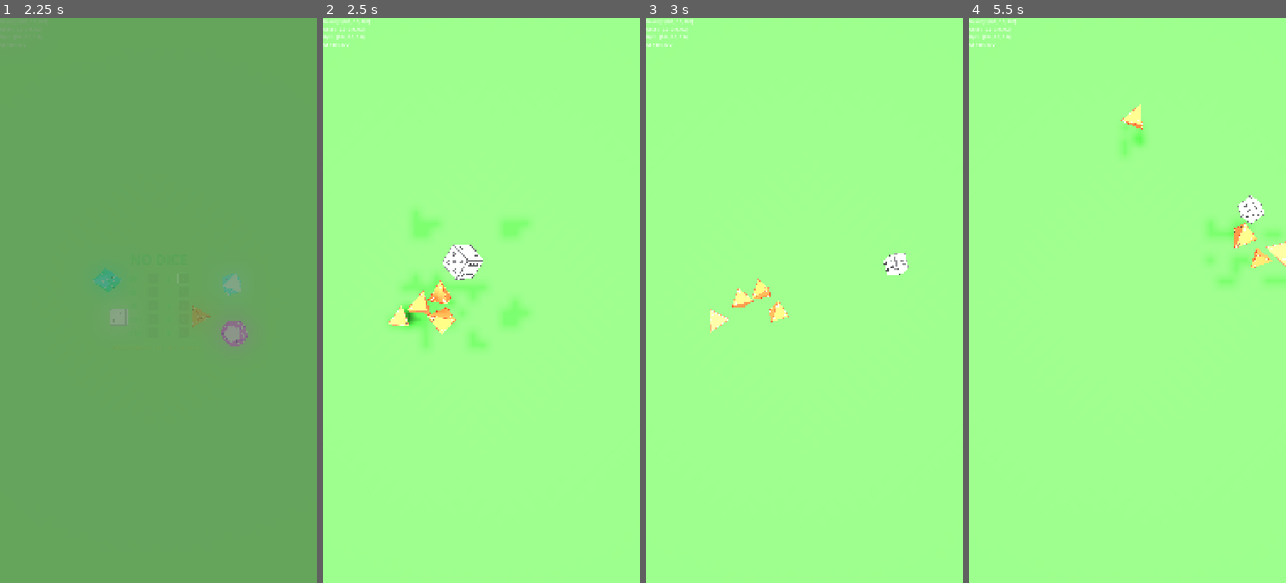
Above: before the commit, frames 1-4 (left to right).
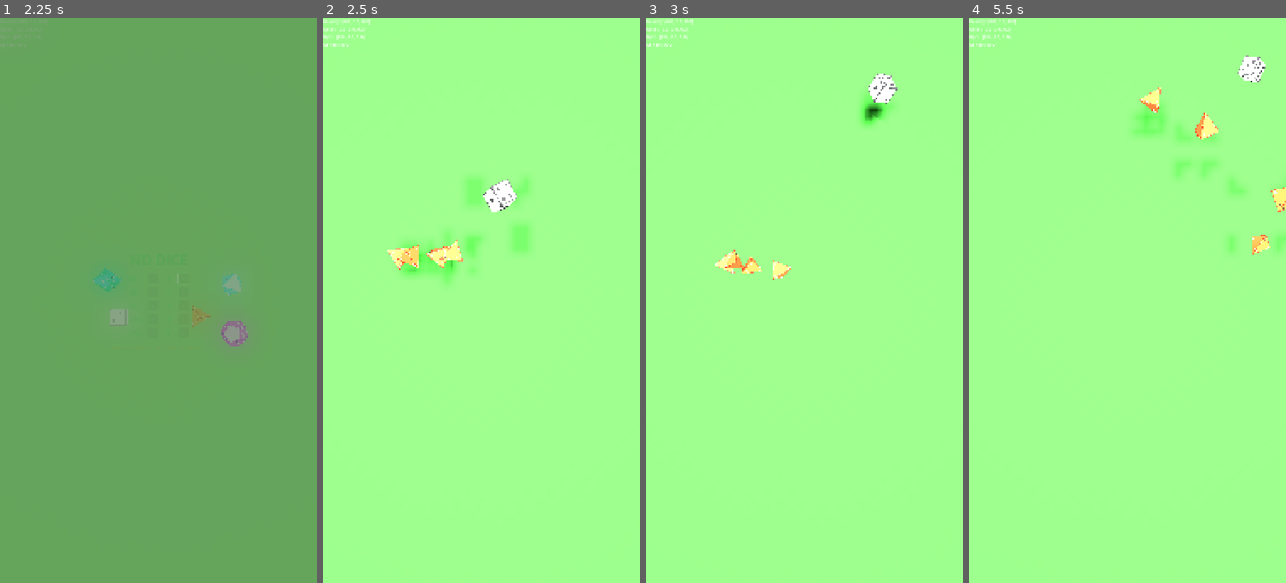
Above: after the commit, the same moments.

Repository: MatthieuLJ/no_dice
Game: Godot game, scene res://die.tscn
Two runs of this game, one before a commit and one after it. Both use one fixed random seed, a clock stepped at 60 frames per second and the inputs below.
Inputs (mouse positions are in pixels of both pictures, inside the frame that each line leads up to):
- Up to frame 1 (2.25 s): click "-" at 0.5 s; click "+" at 1.25 s; tap Space at 2 s; move the mouse to (228, 272) at 2.02 s; hold Right (ui_right) from 2.03 s (still down); tap Enter at 2.1 s; click (228, 272) at 2.17 s
- Up to frame 2 (2.5 s): keep holding Right (ui_right); tap Space at 2.27 s
- Up to frame 3 (3 s): release Right (ui_right) at 2.75 s; drag from (741, 328) to (788, 413) at 2.77 s
- Up to frame 4 (5.5 s): move the mouse to (1159, 176) at 3.52 s; hold Right (ui_right) 3.53-4.25 s; tap R at 3.6 s; drag from (1111, 413) to (1032, 215) at 4.27 s; move the mouse to (1222, 385) at 5.02 s; hold Left (ui_left) from 5.03 s (still down); tap Keypad Enter at 5.1 s; tap Space at 5.27 s

Frame 1 is identical in both runs. In frame 2, 4.2% of the frame differs, in the area x 20-65%, y 28-59%; in frame 3, 1.9%; in frame 4, 2.8%.

Commit message:
fix(physics): resolve floating dice by using low-altitude spawn grid and directional velocity boundary clamping

Diff:
--- a/d10.gd
+++ b/d10.gd
@@ -163,11 +163,11 @@
 		current_transform.origin = ground.to_global(safe_local_pos)
 		state.transform = current_transform
 
-		if clamped_x != local_pos.x:
+		if clamped_x != local_pos.x and signf(state.linear_velocity.x) == signf(local_pos.x):
 			state.linear_velocity.x = 0.0
-		if clamped_y != local_pos.y:
+		if clamped_y != local_pos.y and signf(state.linear_velocity.y) == signf(local_pos.y):
 			state.linear_velocity.y = 0.0
-		if clamped_z != local_pos.z:
+		if clamped_z != local_pos.z and signf(state.linear_velocity.z) == signf(local_pos.z):
 			state.linear_velocity.z = 0.0
 
 	if local_pos.y < -2.0 or local_pos.length() > 10.0:
--- a/d12.gd
+++ b/d12.gd
@@ -167,11 +167,11 @@
 		current_transform.origin = ground.to_global(safe_local_pos)
 		state.transform = current_transform
 
-		if clamped_x != local_pos.x:
+		if clamped_x != local_pos.x and signf(state.linear_velocity.x) == signf(local_pos.x):
 			state.linear_velocity.x = 0.0
-		if clamped_y != local_pos.y:
+		if clamped_y != local_pos.y and signf(state.linear_velocity.y) == signf(local_pos.y):
 			state.linear_velocity.y = 0.0
-		if clamped_z != local_pos.z:
+		if clamped_z != local_pos.z and signf(state.linear_velocity.z) == signf(local_pos.z):
 			state.linear_velocity.z = 0.0
 
 	if local_pos.y < -2.0 or local_pos.length() > 10.0:
--- a/d4.gd
+++ b/d4.gd
@@ -119,11 +119,11 @@
 		current_transform.origin = ground.to_global(safe_local_pos)
 		state.transform = current_transform
 
-		if clamped_x != local_pos.x:
+		if clamped_x != local_pos.x and signf(state.linear_velocity.x) == signf(local_pos.x):
 			state.linear_velocity.x = 0.0
-		if clamped_y != local_pos.y:
+		if clamped_y != local_pos.y and signf(state.linear_velocity.y) == signf(local_pos.y):
 			state.linear_velocity.y = 0.0
-		if clamped_z != local_pos.z:
+		if clamped_z != local_pos.z and signf(state.linear_velocity.z) == signf(local_pos.z):
 			state.linear_velocity.z = 0.0
 
 	if local_pos.y < -2.0 or local_pos.length() > 10.0:
--- a/d6.gd
+++ b/d6.gd
@@ -40,12 +40,12 @@
 		current_transform.origin = ground.to_global(safe_local_pos)
 		state.transform = current_transform
 
-		# Zero out velocity on clamped axis to prevent clipping loop acceleration
-		if clamped_x != local_pos.x:
+		# Zero out velocity on clamped axis only if moving toward boundary to prevent clipping loop acceleration
+		if clamped_x != local_pos.x and signf(state.linear_velocity.x) == signf(local_pos.x):
 			state.linear_velocity.x = 0.0
-		if clamped_y != local_pos.y:
+		if clamped_y != local_pos.y and signf(state.linear_velocity.y) == signf(local_pos.y):
 			state.linear_velocity.y = 0.0
-		if clamped_z != local_pos.z:
+		if clamped_z != local_pos.z and signf(state.linear_velocity.z) == signf(local_pos.z):
 			state.linear_velocity.z = 0.0
 
 	# Emergency fallback recovery if the die clips far out of the world
--- a/d8.gd
+++ b/d8.gd
@@ -147,11 +147,11 @@
 		current_transform.origin = ground.to_global(safe_local_pos)
 		state.transform = current_transform
 
-		if clamped_x != local_pos.x:
+		if clamped_x != local_pos.x and signf(state.linear_velocity.x) == signf(local_pos.x):
 			state.linear_velocity.x = 0.0
-		if clamped_y != local_pos.y:
+		if clamped_y != local_pos.y and signf(state.linear_velocity.y) == signf(local_pos.y):
 			state.linear_velocity.y = 0.0
-		if clamped_z != local_pos.z:
+		if clamped_z != local_pos.z and signf(state.linear_velocity.z) == signf(local_pos.z):
 			state.linear_velocity.z = 0.0
 
 	if local_pos.y < -2.0 or local_pos.length() > 10.0:
--- a/world_physics.gd
+++ b/world_physics.gd
@@ -62,11 +62,12 @@
 			base_die.visible = true
 			base_die.process_mode = PROCESS_MODE_INHERIT
 			dice.append(base_die)
-			base_die.position = Vector3(
-				randf_range(-0.25, 0.25),
-				0.1 + (spawn_idx * 0.12),
-				randf_range(-0.25, 0.25)
-			)
+
+			var col_x = (spawn_idx % 5) * 0.12 - 0.24
+			var row_z = (spawn_idx / 5) * 0.12 - 0.24
+			var spawn_y = 0.15 + (randf() * 0.15)
+
+			base_die.position = Vector3(col_x + randf_range(-0.02, 0.02), spawn_y, row_z + randf_range(-0.02, 0.02))
 			base_die.rotation = Vector3(randf_range(0, TAU), randf_range(0, TAU), randf_range(0, TAU))
 			spawn_idx += 1
 
@@ -74,11 +75,12 @@
 				var extra_die = base_die.duplicate() as RigidBody3D
 				add_child(extra_die)
 				extra_die.visible = true
-				extra_die.position = Vector3(
-					randf_range(-0.25, 0.25),
-					0.1 + (spawn_idx * 0.12),
-					randf_range(-0.25, 0.25)
-				)
+
+				col_x = (spawn_idx % 5) * 0.12 - 0.24
+				row_z = (spawn_idx / 5) * 0.12 - 0.24
+				spawn_y = 0.15 + (randf() * 0.15)
+
+				extra_die.position = Vector3(col_x + randf_range(-0.02, 0.02), spawn_y, row_z + randf_range(-0.02, 0.02))
 				extra_die.rotation = Vector3(randf_range(0, TAU), randf_range(0, TAU), randf_range(0, TAU))
 				dice.append(extra_die)
 				spawn_idx += 1
